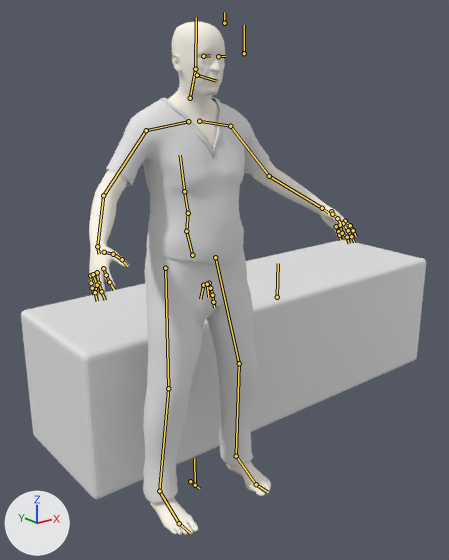
Renders of the Blender file blend/man/m1_A_Dialogs.blend from each side of a commit.
Rendered twice from a camera (50 mm lens) standing at (-1.5, -2.1, 1.84) and looking at (0.48, 0.37, 0.85). Every picture has the same lights, and +X, +Y and +Z are marked at lower left. The bones that bend it are drawn over the model as lines.

In view in the first picture: 'Cube', 'M1:Adult_male_genitalia', 'M1:Harvey_fscrubbottoms2', 'M1:Harvey_fscrubtop2'.
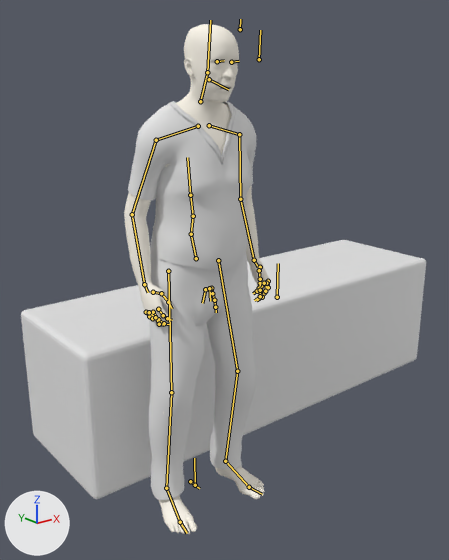
The newer file adds an action. The first version stands in its rest pose; the second is drawn at frame 39 of the action 'm1_B_zeker3'.

Where the change shows, as pixel boxes [x1, y1, x2, y2] in the pictures (449 x 560 px):
'M1:Harvey_fscrubbottoms2', posed (7% narrower): before [143, 247, 258, 502]; after [149, 251, 256, 500]
'M1:Harvey_fscrubtop2', posed (21% narrower): before [106, 97, 269, 264]; after [128, 101, 256, 271]
'M1:Adult_male_genitalia', posed (45% narrower): before [89, 22, 357, 535]; after [124, 24, 270, 534]
'M1:High-poly', posed: before [203, 55, 223, 58]; after [216, 61, 237, 64]
bone 'pelvis', root to tip: before (192, 255) to (186, 231); after (196, 258) to (191, 234)
bone 'clavicle_l', root to tip: before (199, 121) to (230, 126); after (209, 125) to (239, 134)
bone 'index_01_l', root to tip: before (345, 221) to (350, 225); after (268, 281) to (268, 287)
bone 'index_02_l', root to tip: before (350, 225) to (353, 230); after (268, 287) to (264, 292)
bone 'middle_01_l', root to tip: before (343, 223) to (348, 230); after (266, 283) to (265, 291)
bone 'middle_02_l', root to tip: before (348, 230) to (351, 236); after (265, 291) to (262, 297)
bone 'pinky_01_l', root to tip: before (336, 226) to (338, 231); after (260, 283) to (259, 288)
bone 'pinky_02_l', root to tip: before (338, 231) to (339, 235); after (259, 288) to (257, 291)
bone 'ring_01_l', root to tip: before (340, 225) to (342, 233); after (264, 283) to (260, 290)
bone 'ring_02_l', root to tip: before (342, 233) to (347, 237); after (260, 290) to (260, 296)
bone 'thumb_01_l', root to tip: before (331, 211) to (332, 214); after (260, 267) to (259, 270)
bone 'thumb_02_l', root to tip: before (332, 214) to (337, 218); after (259, 270) to (260, 279)
bone 'clavicle_r', root to tip: before (188, 121) to (146, 130); after (198, 126) to (156, 140)
bone 'index_01_r', root to tip: before (103, 268) to (106, 275); after (158, 309) to (163, 315)
bone 'index_02_r', root to tip: before (106, 275) to (109, 282); after (163, 315) to (167, 318)
bone 'middle_01_r', root to tip: before (97, 272) to (98, 283); after (153, 312) to (158, 319)
bone 'middle_02_r', root to tip: before (98, 283) to (101, 291); after (158, 319) to (164, 323)
bone 'pinky_01_r', root to tip: before (90, 275) to (91, 283); after (146, 312) to (149, 316)
bone 'pinky_02_r', root to tip: before (91, 283) to (92, 288); after (149, 316) to (152, 318)
bone 'ring_01_r', root to tip: before (93, 274) to (97, 285); after (149, 312) to (155, 317)
bone 'ring_02_r', root to tip: before (97, 285) to (95, 292); after (155, 317) to (159, 324)
bone 'thumb_01_r', root to tip: before (104, 252) to (113, 254); after (153, 292) to (161, 293)
bone 'thumb_02_r', root to tip: before (113, 254) to (122, 259); after (161, 293) to (168, 302)

The edits, one by one:
Bone 'pelvis' (bone_pelvis) moves from (0.0, 0.0, 0.0) to (0.0, -0.019, 0.018).
Bone 'pelvis' (bone_pelvis) turns from (0, 0, 0) to (4, 0, 0) degrees about its own x, y and z.
Bone 'clavicle_l' (bone_clavicle_l) turns from (0, 0, 0) to (1, 1, -6) degrees about its own x, y and z.
Bone 'index_01_l' (bone_index_01_l) turns from (0, 0, 0) to (19, -2, -10) degrees about its own x, y and z.
Bone 'index_02_l' (bone_index_02_l) turns from (0, 0, 0) to (16, 0, 0) degrees about its own x, y and z.
Bone 'middle_01_l' (bone_middle_01_l) turns from (0, 0, 0) to (16, 0, 0) degrees about its own x, y and z.
Bone 'middle_02_l' (bone_middle_02_l) turns from (0, 0, 0) to (16, 0, 0) degrees about its own x, y and z.
Bone 'pinky_01_l' (bone_pinky_01_l) turns from (0, 0, 0) to (17, 2, 8) degrees about its own x, y and z.
Bone 'pinky_02_l' (bone_pinky_02_l) turns from (0, 0, 0) to (16, 0, 0) degrees about its own x, y and z.
Bone 'ring_01_l' (bone_ring_01_l) turns from (0, 0, 0) to (16, 1, 4) degrees about its own x, y and z.
Bone 'ring_02_l' (bone_ring_02_l) turns from (0, 0, 0) to (16, 0, 0) degrees about its own x, y and z.
Bone 'thumb_01_l' (bone_thumb_01_l) turns from (0, 0, 0) to (8, 0, -7) degrees about its own x, y and z.
Bone 'thumb_02_l' (bone_thumb_02_l) turns from (0, 0, 0) to (15, -3, -6) degrees about its own x, y and z.
Bone 'hp.L' (bone_hp_l) moves from (0.0, 0.0, 0.0) to (-0.135, -0.114, -0.336).
Bone 'hp.L' (bone_hp_l) turns from (0, 0, 0) to (-23, -7, 3) degrees about its own x, y and z.
Bone 'clavicle_r' (bone_clavicle_r) turns from (0, 0, 0) to (1, -1, 6) degrees about its own x, y and z.
Bone 'index_01_r' (bone_index_01_r) turns from (0, 0, 0) to (19, 2, 10) degrees about its own x, y and z.
Bone 'index_02_r' (bone_index_02_r) turns from (0, 0, 0) to (16, 0, 0) degrees about its own x, y and z.
Bone 'middle_01_r' (bone_middle_01_r) turns from (0, 0, 0) to (16, 0, 0) degrees about its own x, y and z.
Bone 'middle_02_r' (bone_middle_02_r) turns from (0, 0, 0) to (16, 0, 0) degrees about its own x, y and z.
Bone 'pinky_01_r' (bone_pinky_01_r) turns from (0, 0, 0) to (17, -2, -8) degrees about its own x, y and z.
Bone 'pinky_02_r' (bone_pinky_02_r) turns from (0, 0, 0) to (16, 0, 0) degrees about its own x, y and z.
Bone 'ring_01_r' (bone_ring_01_r) turns from (0, 0, 0) to (16, -1, -4) degrees about its own x, y and z.
Bone 'ring_02_r' (bone_ring_02_r) turns from (0, 0, 0) to (16, 0, 0) degrees about its own x, y and z.
Bone 'thumb_01_r' (bone_thumb_01_r) turns from (0, 0, 0) to (8, 0, 7) degrees about its own x, y and z.
Bone 'thumb_02_r' (bone_thumb_02_r) turns from (0, 0, 0) to (15, 3, 6) degrees about its own x, y and z.
Bone 'hp.R' (bone_hp_r) moves from (0.0, 0.0, 0.0) to (0.135, -0.114, -0.336).
Bone 'hp.R' (bone_hp_r) turns from (0, 0, 0) to (-23, 7, -3) degrees about its own x, y and z.
Bone 'foot_control.L' (bone_foot_control_l) moves from (0.0, 0.0, 0.0) to (-0.044, 0.0, 0.0).
Bone 'foot_control.L' (bone_foot_control_l) turns from (0, 0, 0) to (0, 8, 0) degrees about its own x, y and z.
Bone 'IK_pole.L' (bone_ik_pole_l) moves from (0.0, 0.0, 0.0) to (0.128, -0.004, -0.007).
Bone 'foot_roll.L' (bone_foot_roll_l) turns from (0, 0, 0) to (-3, 0, 0) degrees about its own x, y and z.
Bone 'foot_control.R' (bone_foot_control_r) moves from (0.0, 0.0, 0.0) to (0.012, 0.0, 0.0).
Bone 'foot_control.R' (bone_foot_control_r) turns from (0, 0, 0) to (0, -13, 0) degrees about its own x, y and z.
Bone 'foot_roll.R' (bone_foot_roll_r) turns from (0, 0, 0) to (-3, 0, 0) degrees about its own x, y and z.
